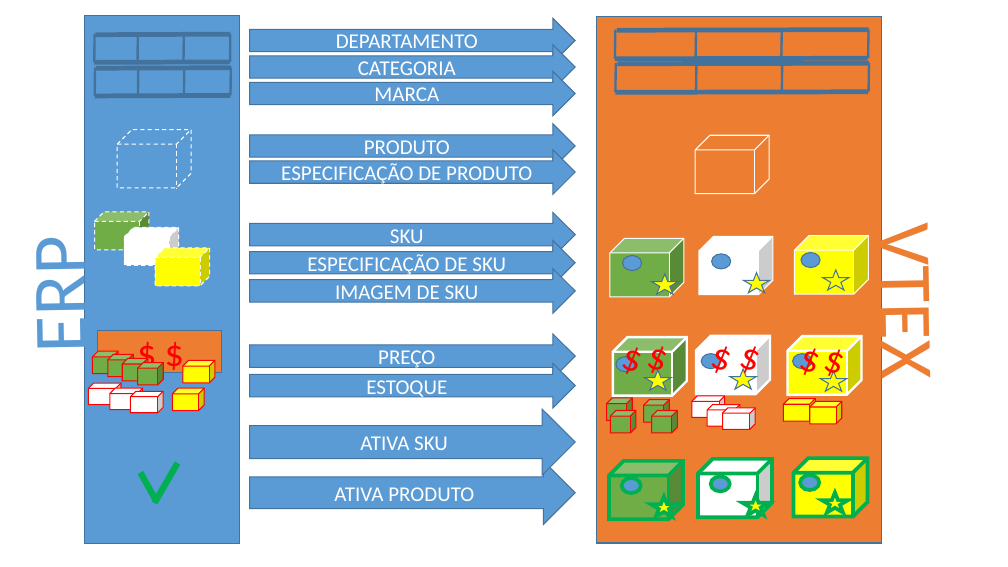
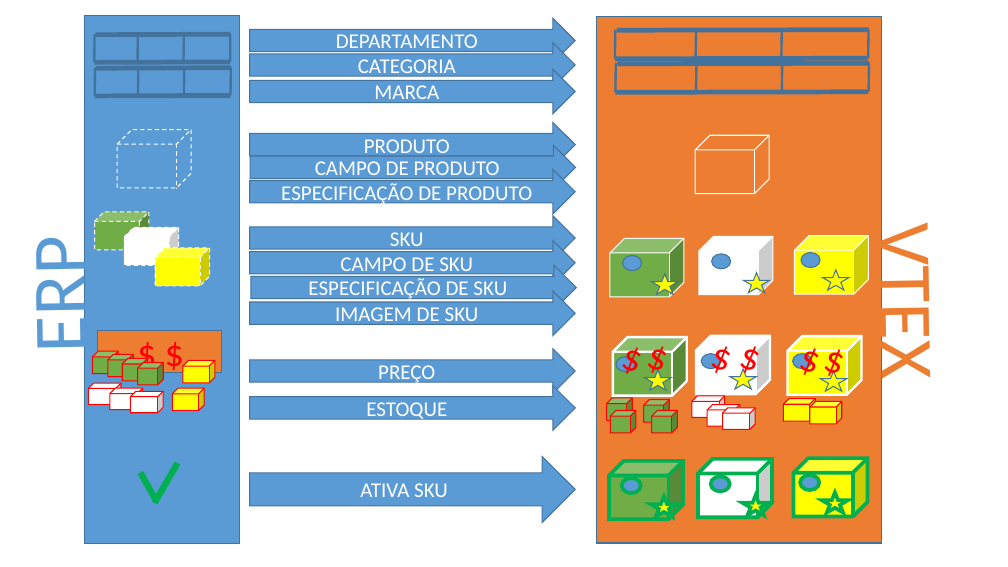
Before and after one commit to adrianoaguiar/vcs.integration.samples, a slide deck: slide 3 of integracao/ERP-catalogo-expresso/SKU to VTEXADMIN to SITE.pptx. Drawn at 1008x567 pixels with LibreOffice and Linux fonts; fonts in the diff are those of the drawing. Boxes give left, top, right and bottom in pixels: in the first picture for what was removed or moved away, otherwise in the second. Text is boxed around its words. In the diff, an @@ line names an element or a change of style, - is before the commit and + after.

```diff
--- a/integracao/ERP-catalogo-expresso/SKU to VTEXADMIN to SITE.pptx
+++ b/integracao/ERP-catalogo-expresso/SKU to VTEXADMIN to SITE.pptx
@@ right arrow added at <box>250,145,576,190</box>, fill #5B9BD5, outline #43739E 1 pt, 20 pt, text #FFFFFF @@
+CAMPO DE PRODUTO
@@ right arrow "ESPECIFICAÇÃO DE PRODUTO": place and size @@
-right arrow "ESPECIFICAÇÃO DE PRODUTO" at <box>250,150,575,194</box>
+right arrow "ESPECIFICAÇÃO DE PRODUTO" at <box>250,169,575,214</box>
@@ right arrow "SKU": place and size @@
-right arrow "SKU" at <box>250,212,575,257</box>
+right arrow "SKU" at <box>250,216,575,260</box>
@@ right arrow added at <box>251,265,577,310</box>, fill #5B9BD5, outline #43739E 1 pt, 20 pt, text #FFFFFF @@
+ESPECIFICAÇÃO DE SKU
@@ text in right arrow at <box>340,257,473,277</box>: text changed @@
-ESPECIFICAÇÃO DE SKU
+CAMPO DE SKU
@@ right arrow "IMAGEM DE SKU": place and size @@
-right arrow "IMAGEM DE SKU" at <box>250,268,575,313</box>
+right arrow "IMAGEM DE SKU" at <box>250,291,575,336</box>
@@ right arrow "PREÇO": place and size @@
-right arrow "PREÇO" at <box>250,334,575,379</box>
+right arrow "PREÇO" at <box>250,349,575,393</box>
@@ right arrow "ESTOQUE": place and size @@
-right arrow "ESTOQUE" at <box>250,364,575,408</box>
+right arrow "ESTOQUE" at <box>250,386,575,430</box>
@@ right arrow "ATIVA SKU": place and size @@
-right arrow "ATIVA SKU" at <box>250,409,575,476</box>
+right arrow "ATIVA SKU" at <box>250,457,575,523</box>
@@ right arrow removed at <box>250,461,575,525</box> @@
-ATIVA PRODUTO
```
Also in this commit, not shown: 12 other files.
